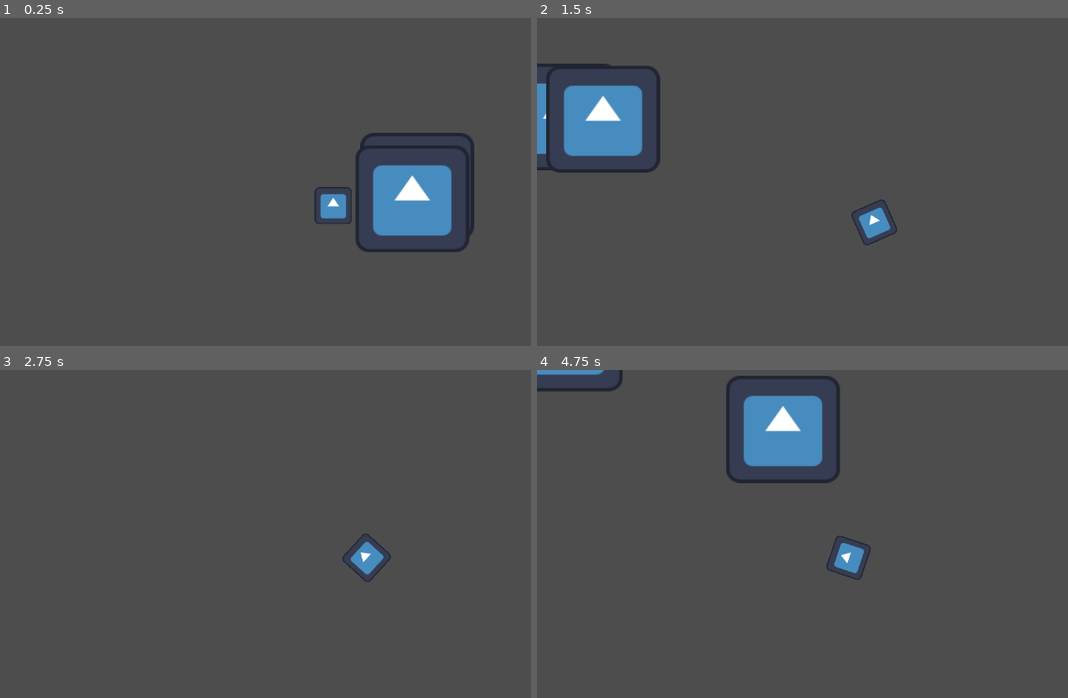
Above: before the commit, frames 1-4 (two rows, left to right).
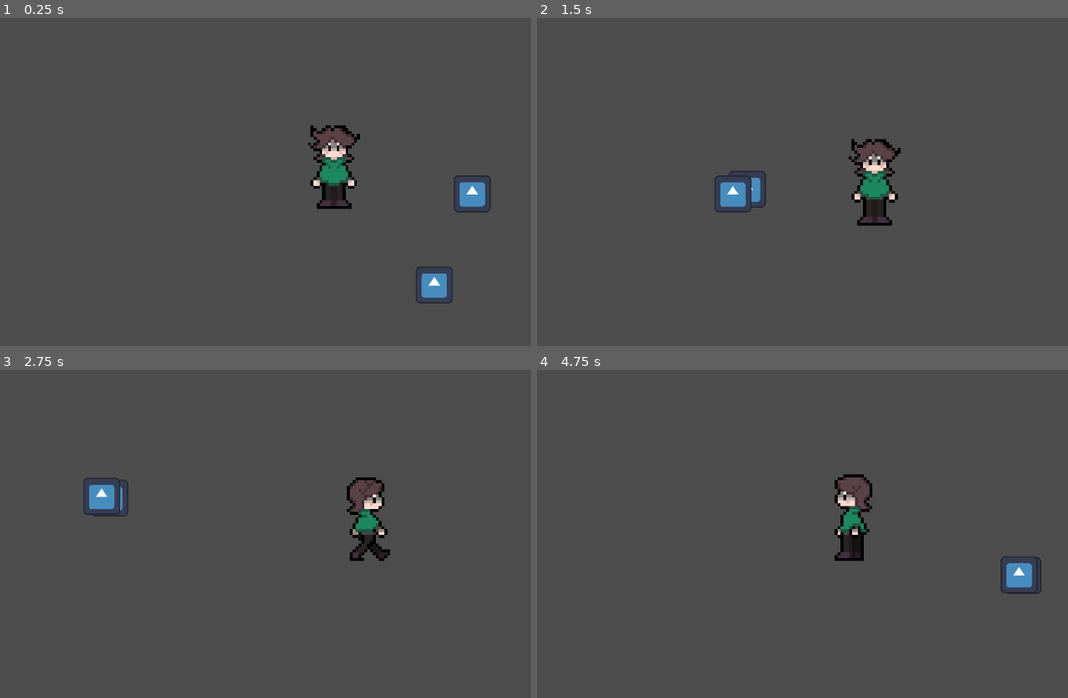
Above: after the commit, the same moments.

Repository: sglasha/Soul-RPG
Game: Godot game, scene res://Game_World/Levels/test_scene.tscn
The game is run twice, just before and just after one commit, with the same random seed, the same clock (stepped at 60 frames per second) and the same inputs. The engine's default icon, where the game draws it, is replaced by a stand-in: a white triangle on a blue panel in a dark square.
Inputs:
- Up to frame 1 (0.25 s): no input
- Up to frame 2 (1.5 s): hold Right (right) 0.53-1.28 s; tap X (roll) at 0.6, 1.35 s; hold Down (down) from 1.28 s (still down)
- Up to frame 3 (2.75 s): release Down (down) at 2.03 s; hold Right (right) from 2.03 s (still down); tap X (roll) at 2.1 s
- Up to frame 4 (4.75 s): release Right (right) at 2.78 s; hold Up (up) 2.78-3.53 s; tap X (roll) at 2.85, 3.6, 4.35 s; hold Left (left) from 3.53 s (still down)

The runs differ from the first frame. In frame 1, 7.0% of the frame differs, in the area x 58-93%, y 32-88%; in frame 2, 6.9%; in frame 3, 2.0%; in frame 4, 6.5%.

Commit message:
added animations to player, and set up resources

Diff:
--- a/Game_World/Entities/Enemies/Scripts/facing.gd
+++ b/Game_World/Entities/Creatures/Scripts/facing.gd
@@ -1,7 +1,7 @@
 extends Node2D
 
 @export var entity : CharacterBody2D
-var fov = 80
+var fov = 100
 var detection_radius = 1000
 
 func _process(_delta: float) -> void:
--- /dev/null
+++ b/Game_World/Entities/Creatures/creature.tscn
@@ -0,0 +1,32 @@
+[gd_scene load_steps=6 format=3 uid="uid://cnsu5ft4s4lik"]
+
+[ext_resource type="Texture2D" uid="uid://djtuolfsqfna0" path="res://icon.svg" id="1_7e0kx"]
+[ext_resource type="Script" uid="uid://bg3i0tsqodu2b" path="res://Game_World/Entities/Creatures/Scripts/entity_movement.gd" id="1_48y8w"]
+[ext_resource type="Script" uid="uid://b23wjsss523ol" path="res://Game_World/Entities/Creatures/Scripts/facing.gd" id="3_o3svs"]
+
+[sub_resource type="CircleShape2D" id="CircleShape2D_2jh3x"]
+
+[sub_resource type="SpriteFrames" id="SpriteFrames_48y8w"]
+animations = [{
+"frames": [{
+"duration": 1.0,
+"texture": ExtResource("1_7e0kx")
+}],
+"loop": true,
+"name": &"default",
+"speed": 5.0
+}]
+
+[node name="Creature" type="CharacterBody2D"]
+script = ExtResource("1_48y8w")
+
+[node name="CollisionShape2D" type="CollisionShape2D" parent="."]
+shape = SubResource("CircleShape2D_2jh3x")
+disabled = true
+
+[node name="AnimatedSprite2D" type="AnimatedSprite2D" parent="."]
+sprite_frames = SubResource("SpriteFrames_48y8w")
+
+[node name="Vision" type="Node2D" parent="." node_paths=PackedStringArray("entity")]
+script = ExtResource("3_o3svs")
+entity = NodePath("..")
--- a/Game_World/Entities/Player/Scenes/player.tscn
+++ b/Game_World/Entities/Player/Scenes/player.tscn
@@ -1,19 +1,327 @@
-[gd_scene load_steps=5 format=3 uid="uid://c6wjb2b40nk0h"]
+[gd_scene load_steps=50 format=3 uid="uid://c6wjb2b40nk0h"]
 
 [ext_resource type="Script" uid="uid://dnslxsc2alk6g" path="res://Game_World/Entities/Player/Scripts/Player_Movement.gd" id="1_5f37o"]
-[ext_resource type="Texture2D" uid="uid://djtuolfsqfna0" path="res://icon.svg" id="2_qnsks"]
+[ext_resource type="Texture2D" uid="uid://djsj0vb1mk85r" path="res://Game_World/Entities/Player/Assets/Movement/IDLE_DOWN-Sheet.png" id="3_mx3fv"]
 [ext_resource type="Script" uid="uid://lkrmh1d7c2gy" path="res://Game_World/Entities/Player/Scripts/Roll.gd" id="3_my88a"]
+[ext_resource type="Texture2D" uid="uid://bvm8cb6nlfsla" path="res://Game_World/Entities/Player/Assets/Movement/IDLE_LEFT-Sheet.png" id="4_i0e34"]
+[ext_resource type="Texture2D" uid="uid://dovm1733sf6i3" path="res://Game_World/Entities/Player/Assets/Movement/IDLE_RIGHT-Sheet.png" id="5_d7sok"]
+[ext_resource type="Texture2D" uid="uid://bpo4enlsxxhbo" path="res://Game_World/Entities/Player/Assets/Movement/Idle_UP-Sheet.png" id="6_li0da"]
+[ext_resource type="Texture2D" uid="uid://c5vij37f1ayy" path="res://Game_World/Entities/Player/Assets/Movement/WALK_DOWN-Sheet.png" id="7_2wh5d"]
+[ext_resource type="Texture2D" uid="uid://d1ut0g3rocop0" path="res://Game_World/Entities/Player/Assets/Movement/WALK_LEFT-Sheet.png" id="8_li0da"]
+[ext_resource type="Texture2D" uid="uid://b6qwt04fkdis" path="res://Game_World/Entities/Player/Assets/Movement/WALK_RIGHT-Sheet.png" id="9_xlv7l"]
+[ext_resource type="Texture2D" uid="uid://calgppfsuevh5" path="res://Game_World/Entities/Player/Assets/Movement/WALK_UP-Sheet.png" id="10_6p7ej"]
 
 [sub_resource type="CircleShape2D" id="CircleShape2D_8wxp0"]
+radius = 62.008064
+
+[sub_resource type="AtlasTexture" id="AtlasTexture_4vjvj"]
+atlas = ExtResource("3_mx3fv")
+region = Rect2(0, 0, 32, 32)
+
+[sub_resource type="AtlasTexture" id="AtlasTexture_d7sok"]
+atlas = ExtResource("3_mx3fv")
+region = Rect2(32, 0, 32, 32)
+
+[sub_resource type="AtlasTexture" id="AtlasTexture_li0da"]
+atlas = ExtResource("3_mx3fv")
+region = Rect2(64, 0, 32, 32)
+
+[sub_resource type="AtlasTexture" id="AtlasTexture_2wh5d"]
+atlas = ExtResource("3_mx3fv")
+region = Rect2(96, 0, 32, 32)
+
+[sub_resource type="AtlasTexture" id="AtlasTexture_xlv7l"]
+atlas = ExtResource("3_mx3fv")
+region = Rect2(128, 0, 32, 32)
+
+[sub_resource type="AtlasTexture" id="AtlasTexture_6p7ej"]
+atlas = ExtResource("3_mx3fv")
+region = Rect2(160, 0, 32, 32)
+
+[sub_resource type="AtlasTexture" id="AtlasTexture_dkfha"]
+atlas = ExtResource("4_i0e34")
+region = Rect2(0, 0, 32, 32)
+
+[sub_resource type="AtlasTexture" id="AtlasTexture_8ww6p"]
+atlas = ExtResource("4_i0e34")
+region = Rect2(32, 0, 32, 32)
+
+[sub_resource type="AtlasTexture" id="AtlasTexture_4w01u"]
+atlas = ExtResource("4_i0e34")
+region = Rect2(64, 0, 32, 32)
+
+[sub_resource type="AtlasTexture" id="AtlasTexture_4u3p7"]
+atlas = ExtResource("4_i0e34")
+region = Rect2(96, 0, 32, 32)
+
+[sub_resource type="AtlasTexture" id="AtlasTexture_iewby"]
+atlas = ExtResource("4_i0e34")
+region = Rect2(128, 0, 32, 32)
+
+[sub_resource type="AtlasTexture" id="AtlasTexture_ovmoy"]
+atlas = ExtResource("4_i0e34")
+region = Rect2(160, 0, 32, 32)
+
+[sub_resource type="AtlasTexture" id="AtlasTexture_0lnb7"]
+atlas = ExtResource("5_d7sok")
+region = Rect2(0, 0, 32, 32)
+
+[sub_resource type="AtlasTexture" id="AtlasTexture_pe4ma"]
+atlas = ExtResource("5_d7sok")
+region = Rect2(32, 0, 32, 32)
+
+[sub_resource type="AtlasTexture" id="AtlasTexture_3lfv0"]
+atlas = ExtResource("5_d7sok")
+region = Rect2(64, 0, 32, 32)
+
+[sub_resource type="AtlasTexture" id="AtlasTexture_wo084"]
+atlas = ExtResource("5_d7sok")
+region = Rect2(96, 0, 32, 32)
+
+[sub_resource type="AtlasTexture" id="AtlasTexture_q58uu"]
+atlas = ExtResource("5_d7sok")
+region = Rect2(128, 0, 32, 32)
+
+[sub_resource type="AtlasTexture" id="AtlasTexture_ebn42"]
+atlas = ExtResource("5_d7sok")
+region = Rect2(160, 0, 32, 32)
+
+[sub_resource type="AtlasTexture" id="AtlasTexture_vp64q"]
+atlas = ExtResource("6_li0da")
+region = Rect2(0, 0, 32, 32)
+
+[sub_resource type="AtlasTexture" id="AtlasTexture_etu2c"]
+atlas = ExtResource("6_li0da")
+region = Rect2(32, 0, 32, 32)
+
+[sub_resource type="AtlasTexture" id="AtlasTexture_ey22l"]
+atlas = ExtResource("6_li0da")
+region = Rect2(64, 0, 32, 32)
+
+[sub_resource type="AtlasTexture" id="AtlasTexture_vgvkn"]
+atlas = ExtResource("7_2wh5d")
+region = Rect2(0, 0, 32, 32)
+
+[sub_resource type="AtlasTexture" id="AtlasTexture_40yqp"]
+atlas = ExtResource("7_2wh5d")
+region = Rect2(32, 0, 32, 32)
+
+[sub_resource type="AtlasTexture" id="AtlasTexture_ywtn0"]
+atlas = ExtResource("7_2wh5d")
+region = Rect2(64, 0, 32, 32)
+
+[sub_resource type="AtlasTexture" id="AtlasTexture_2twvy"]
+atlas = ExtResource("7_2wh5d")
+region = Rect2(96, 0, 32, 32)
+
+[sub_resource type="AtlasTexture" id="AtlasTexture_vbly5"]
+atlas = ExtResource("8_li0da")
+region = Rect2(0, 0, 32, 32)
+
+[sub_resource type="AtlasTexture" id="AtlasTexture_wewv8"]
+atlas = ExtResource("8_li0da")
+region = Rect2(32, 0, 32, 32)
+
+[sub_resource type="AtlasTexture" id="AtlasTexture_jt603"]
+atlas = ExtResource("8_li0da")
+region = Rect2(64, 0, 32, 32)
+
+[sub_resource type="AtlasTexture" id="AtlasTexture_0oyyj"]
+atlas = ExtResource("8_li0da")
+region = Rect2(96, 0, 32, 32)
+
+[sub_resource type="AtlasTexture" id="AtlasTexture_o7d6u"]
+atlas = ExtResource("9_xlv7l")
+region = Rect2(0, 0, 32, 32)
+
+[sub_resource type="AtlasTexture" id="AtlasTexture_j1bb3"]
+atlas = ExtResource("9_xlv7l")
+region = Rect2(32, 0, 32, 32)
+
+[sub_resource type="AtlasTexture" id="AtlasTexture_283a4"]
+atlas = ExtResource("9_xlv7l")
+region = Rect2(64, 0, 32, 32)
+
+[sub_resource type="AtlasTexture" id="AtlasTexture_ergog"]
+atlas = ExtResource("9_xlv7l")
+region = Rect2(96, 0, 32, 32)
+
+[sub_resource type="AtlasTexture" id="AtlasTexture_5c273"]
+atlas = ExtResource("10_6p7ej")
+region = Rect2(0, 0, 32, 32)
+
+[sub_resource type="AtlasTexture" id="AtlasTexture_fxkih"]
+atlas = ExtResource("10_6p7ej")
+region = Rect2(32, 0, 32, 32)
+
+[sub_resource type="AtlasTexture" id="AtlasTexture_5erdd"]
+atlas = ExtResource("10_6p7ej")
+region = Rect2(64, 0, 32, 32)
+
+[sub_resource type="AtlasTexture" id="AtlasTexture_ahvpg"]
+atlas = ExtResource("10_6p7ej")
+region = Rect2(96, 0, 32, 32)
+
+[sub_resource type="SpriteFrames" id="SpriteFrames_0lnb7"]
+animations = [{
+"frames": [{
+"duration": 1.0,
+"texture": SubResource("AtlasTexture_4vjvj")
+}, {
+"duration": 1.0,
+"texture": SubResource("AtlasTexture_d7sok")
+}, {
+"duration": 1.0,
+"texture": SubResource("AtlasTexture_li0da")
+}, {
+"duration": 1.0,
+"texture": SubResource("AtlasTexture_2wh5d")
+}, {
+"duration": 1.0,
+"texture": SubResource("AtlasTexture_xlv7l")
+}, {
+"duration": 1.0,
+"texture": SubResource("AtlasTexture_6p7ej")
+}],
+"loop": true,
+"name": &"Idle_Down",
+"speed": 5.0
+}, {
+"frames": [{
+"duration": 1.0,
+"texture": SubResource("AtlasTexture_dkfha")
+}, {
+"duration": 1.0,
+"texture": SubResource("AtlasTexture_8ww6p")
+}, {
+"duration": 1.0,
+"texture": SubResource("AtlasTexture_4w01u")
+}, {
+"duration": 1.0,
+"texture": SubResource("AtlasTexture_4u3p7")
+}, {
+"duration": 1.0,
+"texture": SubResource("AtlasTexture_iewby")
+}, {
+"duration": 1.0,
+"texture": SubResource("AtlasTexture_ovmoy")
+}],
+"loop": true,
+"name": &"Idle_Left",
+"speed": 5.0
+}, {
+"frames": [{
+"duration": 1.0,
+"texture": SubResource("AtlasTexture_0lnb7")
+}, {
+"duration": 1.0,
+"texture": SubResource("AtlasTexture_pe4ma")
+}, {
+"duration": 1.0,
+"texture": SubResource("AtlasTexture_3lfv0")
+}, {
+"duration": 1.0,
+"texture": SubResource("AtlasTexture_wo084")
+}, {
+"duration": 1.0,
+"texture": SubResource("AtlasTexture_q58uu")
+}, {
+"duration": 1.0,
+"texture": SubResource("AtlasTexture_ebn42")
+}],
+"loop": true,
+"name": &"Idle_Right",
+"speed": 5.0
+}, {
+"frames": [{
+"duration": 1.0,
+"texture": SubResource("AtlasTexture_vp64q")
+}, {
+"duration": 1.0,
+"texture": SubResource("AtlasTexture_etu2c")
+}, {
+"duration": 1.0,
+"texture": SubResource("AtlasTexture_ey22l")
+}],
+"loop": true,
+"name": &"Idle_Up",
+"speed": 5.0
+}, {
+"frames": [{
+"duration": 1.0,
+"texture": SubResource("AtlasTexture_vgvkn")
+}, {
+"duration": 1.0,
+"texture": SubResource("AtlasTexture_40yqp")
+}, {
+"duration": 1.0,
+"texture": SubResource("AtlasTexture_ywtn0")
+}, {
+"duration": 1.0,
+"texture": SubResource("AtlasTexture_2twvy")
+}],
+"loop": true,
+"name": &"Walk_Down",
+"speed": 5.0
+}, {
+"frames": [{
+"duration": 1.0,
+"texture": SubResource("AtlasTexture_vbly5")
+}, {
+"duration": 1.0,
+"texture": SubResource("AtlasTexture_wewv8")
+}, {
+"duration": 1.0,
+"texture": SubResource("AtlasTexture_jt603")
+}, {
+"duration": 1.0,
+"texture": SubResource("AtlasTexture_0oyyj")
+}],
+"loop": true,
+"name": &"Walk_Left",
+"speed": 5.0
+}, {
+"frames": [{
+"duration": 1.0,
+"texture": SubResource("AtlasTexture_o7d6u")
+}, {
+"duration": 1.0,
+"texture": SubResource("AtlasTexture_j1bb3")
+}, {
+"duration": 1.0,
+"texture": SubResource("AtlasTexture_283a4")
+}, {
+"duration": 1.0,
+"texture": SubResource("AtlasTexture_ergog")
+}],
+"loop": true,
+"name": &"Walk_Right",
+"speed": 5.0
+}, {
+"frames": [{
+"duration": 1.0,
+"texture": SubResource("AtlasTexture_5c273")
+}, {
+"duration": 1.0,
+"texture": SubResource("AtlasTexture_fxkih")
+}, {
+"duration": 1.0,
+"texture": SubResource("AtlasTexture_5erdd")
+}, {
+"duration": 1.0,
+"texture": SubResource("AtlasTexture_ahvpg")
+}],
+"loop": true,
+"name": &"Walk_Up",
+"speed": 5.0
+}]
 
 [node name="Player" type="CharacterBody2D"]
 script = ExtResource("1_5f37o")
 
 [node name="CollisionShape2D" type="CollisionShape2D" parent="."]
+position = Vector2(0, -51)
 shape = SubResource("CircleShape2D_8wxp0")
-
-[node name="Sprite2D" type="Sprite2D" parent="."]
-texture = ExtResource("2_qnsks")
 
 [node name="Timers" type="Node2D" parent="."]
 
@@ -34,12 +342,18 @@
 
 [node name="Abilities" type="Node2D" parent="."]
 
-[node name="Roll" type="Node2D" parent="Abilities" node_paths=PackedStringArray("player", "roll_timer", "cooldown", "sprite")]
+[node name="Roll" type="Node2D" parent="Abilities" node_paths=PackedStringArray("player", "roll_timer", "cooldown")]
 script = ExtResource("3_my88a")
 player = NodePath("../..")
 roll_timer = NodePath("../../Timers/Roll_Timer")
 cooldown = NodePath("../../Timers/Roll_Cooldown")
-sprite = NodePath("../../Sprite2D")
+
+[node name="AnimatedSprite2D" type="AnimatedSprite2D" parent="."]
+position = Vector2(1.9999999, -138.99998)
+scale = Vector2(10, 10)
+sprite_frames = SubResource("SpriteFrames_0lnb7")
+animation = &"Walk_Up"
+autoplay = "Idle_Down"
 
 [connection signal="timeout" from="Timers/Roll_Timer" to="Abilities/Roll" method="_on_roll_timer_timeout"]
 [connection signal="timeout" from="Timers/Roll_Cooldown" to="Abilities/Roll" method="_on_roll_cooldown_timeout"]
--- a/Game_World/Entities/Player/Scripts/Player_Movement.gd
+++ b/Game_World/Entities/Player/Scripts/Player_Movement.gd
@@ -1,10 +1,12 @@
 extends CharacterBody2D
 
 @export var speed = 900
+@onready var animation = $AnimatedSprite2D
 var can_roll = true
 var standing = false
+var last_direction = Vector2(0,0)
 
-func _physics_process(delta: float) -> void:
+func _physics_process(_delta: float) -> void:
 	# Movement Settings
 	# Direction
 	if not standing:
@@ -12,6 +14,8 @@
 		var y_direction = Input.get_axis("up", "down")
 		var direction = Vector2(x_direction, y_direction)
 		direction = direction.normalized()
+		if direction != Vector2(0,0):
+			last_direction = direction
 
 		# Player Velocity
 		# Horizontal Movement
@@ -25,4 +29,28 @@
 		else:
 			velocity.y = move_toward(velocity.y, 0, float(speed)/4)
 
+		# Animation Changes
+		if direction != Vector2(0,0):
+			if abs(direction.x) >= abs(direction.y):
+				if direction.x < 0:
+					animation.play("Walk_Left")
+				if direction.x > 0:
+					animation.play("Walk_Right")
+			else:
+				if direction.y < 0:
+					animation.play("Walk_Up")
+				if direction.y > 0:
+					animation.play("Walk_Down")
+		else:
+			if abs(last_direction.x) >= abs(last_direction.y):
+				if last_direction.x < 0:
+					animation.play("Idle_Left")
+				if last_direction.x > 0:
+					animation.play("Idle_Right")
+			else:
+				if last_direction.y < 0:
+					animation.play("Idle_Up")
+				if last_direction.y > 0:
+					animation.play("Idle_Down")
+
 	move_and_slide()
--- a/Game_World/Entities/Player/Scripts/Roll.gd
+++ b/Game_World/Entities/Player/Scripts/Roll.gd
@@ -3,7 +3,6 @@
 @export var player : CharacterBody2D
 @export var roll_timer : Timer
 @export var cooldown : Timer
-@export var sprite : Sprite2D
 @export var roll_speed_multiplier = 2
 var rolling = false
 var direction = Vector2(0,0)
@@ -23,7 +22,6 @@
 
 	if rolling:
 		player.velocity = player.speed * direction * roll_speed_multiplier
-		sprite.rotate(1)
 
 func _on_roll_timer_timeout() -> void:
 	rolling = false
--- /dev/null
+++ b/Game_World/Entities/Resources/NPC_Resources/NPC.gd
@@ -0,0 +1,7 @@
+class_name NPC
+extends Resource
+
+@export var name = ""
+@export var proffession = ""
+@export var face = Texture2D
+@export var dialogue : Resource
--- /dev/null
+++ b/Game_World/Entities/Resources/NPC_Resources/blacksmith.tres
@@ -0,0 +1,11 @@
+[gd_resource type="Resource" script_class="NPC" load_steps=3 format=3 uid="uid://cxynu63cj4gve"]
+
+[ext_resource type="Script" uid="uid://b36ijengo53oo" path="res://Game_World/Entities/Resources/NPC_Resources/NPC.gd" id="1_2col6"]
+[ext_resource type="Texture2D" uid="uid://djtuolfsqfna0" path="res://icon.svg" id="1_c6378"]
+
+[resource]
+script = ExtResource("1_2col6")
+name = "John Smith"
+proffession = "Blacksmith"
+face = ExtResource("1_c6378")
+metadata/_custom_type_script = "uid://b36ijengo53oo"
--- /dev/null
+++ b/Game_World/Entities/Resources/Stats/Stats.gd
@@ -0,0 +1,7 @@
+class_name Stats
+extends Resource
+
+# health for max_hp, texture for static combat image, speed for turn order
+@export var health = 10
+@export var texture : Texture2D
+@export var speed = 10
--- /dev/null
+++ b/Game_World/Entities/Resources/Stats/player.tres
@@ -0,0 +1,7 @@
+[gd_resource type="Resource" script_class="Stats" load_steps=2 format=3 uid="uid://uc55xpygjs5b"]
+
+[ext_resource type="Script" uid="uid://beacvvvm7hij5" path="res://Game_World/Entities/Resources/Stats/Stats.gd" id="1_kmplr"]
+
+[resource]
+script = ExtResource("1_kmplr")
+metadata/_custom_type_script = "uid://beacvvvm7hij5"
--- /dev/null
+++ b/Game_World/Levels/Combat/combat.tscn
@@ -0,0 +1,10 @@
+[gd_scene load_steps=2 format=3 uid="uid://rqccns8lt5su"]
+
+[ext_resource type="AudioStream" uid="uid://c0j61otthm46l" path="res://Game_World/Levels/Combat/Audio/Battle_1.mp3" id="1_wep10"]
+
+[node name="combat" type="Node2D"]
+
+[node name="AudioStreamPlayer" type="AudioStreamPlayer" parent="."]
+stream = ExtResource("1_wep10")
+autoplay = true
+parameters/looping = true
--- /dev/null
+++ b/Game_World/Levels/Forest/forest.tscn
@@ -0,0 +1,3 @@
+[gd_scene format=3 uid="uid://d21qwb2t7oqdo"]
+
+[node name="Forest" type="Node2D"]
--- /dev/null
+++ b/Game_World/Levels/Village/village_normal.tscn
@@ -0,0 +1,13 @@
+[gd_scene load_steps=3 format=3 uid="uid://pnixelo0jpvu"]
+
+[ext_resource type="AudioStream" uid="uid://bsx66smopxmx4" path="res://Game_World/Levels/Village/Audio/Town_Theme_1.mp3" id="1_c6yhe"]
+[ext_resource type="PackedScene" uid="uid://c6wjb2b40nk0h" path="res://Game_World/Entities/Player/Scenes/player.tscn" id="2_3ct8p"]
+
+[node name="village_normal" type="Node2D"]
+
+[node name="AudioStreamPlayer" type="AudioStreamPlayer" parent="."]
+stream = ExtResource("1_c6yhe")
+autoplay = true
+parameters/looping = true
+
+[node name="Player" parent="." instance=ExtResource("2_3ct8p")]
--- a/Game_World/Levels/test_scene.tscn
+++ b/Game_World/Levels/test_scene.tscn
@@ -1,40 +1,17 @@
-[gd_scene load_steps=6 format=3 uid="uid://c1yt7gev07stq"]
+[gd_scene load_steps=3 format=3 uid="uid://c1yt7gev07stq"]
 
 [ext_resource type="PackedScene" uid="uid://c6wjb2b40nk0h" path="res://Game_World/Entities/Player/Scenes/player.tscn" id="1_hne3r"]
-[ext_resource type="Texture2D" uid="uid://djtuolfsqfna0" path="res://icon.svg" id="2_hk461"]
-[ext_resource type="Script" uid="uid://bg3i0tsqodu2b" path="res://Game_World/Entities/Enemies/Scripts/entity_movement.gd" id="2_yrjwy"]
-[ext_resource type="Script" uid="uid://b23wjsss523ol" path="res://Game_World/Entities/Enemies/Scripts/facing.gd" id="4_lcr2e"]
-
-[sub_resource type="CircleShape2D" id="CircleShape2D_lcr2e"]
+[ext_resource type="PackedScene" uid="uid://cnsu5ft4s4lik" path="res://Game_World/Entities/Creatures/creature.tscn" id="2_hk461"]
 
 [node name="Test Scene" type="Node2D"]
 
 [node name="Player" parent="." groups=["chased"] instance=ExtResource("1_hne3r")]
-position = Vector2(-324, -5)
+position = Vector2(-432, -144)
 
-[node name="Test Enemy" type="CharacterBody2D" parent="."]
-script = ExtResource("2_yrjwy")
+[node name="Enemy_Spawns" type="Node2D" parent="."]
 
-[node name="Sprite2D" type="Sprite2D" parent="Test Enemy"]
-position = Vector2(4, -7.000002)
-scale = Vector2(3.078125, 2.8984375)
-texture = ExtResource("2_hk461")
+[node name="Creature" parent="Enemy_Spawns" instance=ExtResource("2_hk461")]
+position = Vector2(190, -200)
 
-[node name="CollisionShape2D" type="CollisionShape2D" parent="Test Enemy"]
-shape = SubResource("CircleShape2D_lcr2e")
-
-[node name="Vision" type="Node2D" parent="Test Enemy" node_paths=PackedStringArray("entity")]
-script = ExtResource("4_lcr2e")
-entity = NodePath("..")
-
-[node name="Test Enemy2" type="CharacterBody2D" parent="."]
-up_direction = Vector2(0, 1)
-script = ExtResource("2_yrjwy")
-
-[node name="Sprite2D" type="Sprite2D" parent="Test Enemy2"]
-position = Vector2(4, -7.0000014)
-scale = Vector2(3.078125, 2.8984375)
-texture = ExtResource("2_hk461")
-
-[node name="CollisionShape2D" type="CollisionShape2D" parent="Test Enemy2"]
-shape = SubResource("CircleShape2D_lcr2e")
+[node name="Creature2" parent="Enemy_Spawns" instance=ExtResource("2_hk461")]
+position = Vector2(32, 216)
--- /dev/null
+++ b/Singletons/constants.gd
@@ -0,0 +1,7 @@
+extends Node
+
+const Scene_Paths: Dictionary = {
+	"village" : "uid://pnixelo0jpvu",
+	"forest" : "uid://d21qwb2t7oqdo",
+	"combat" : "uid://rqccns8lt5su"
+}
--- a/project.godot
+++ b/project.godot
@@ -15,10 +15,19 @@
 config/features=PackedStringArray("4.5", "Forward Plus")
 config/icon="res://icon.svg"
 
+[autoload]
+
+Constants="*res://Singletons/constants.gd"
+
 [file_customization]
 
 folder_colors={
-"res://Game_World/": "green"
+"res://Game_World/": "green",
+"res://Game_World/Entities/": "gray",
+"res://Game_World/Entities/Creatures/": "red",
+"res://Game_World/Entities/NPCS/": "teal",
+"res://Game_World/Entities/Player/": "blue",
+"res://Game_World/Levels/": "orange"
 }
 
 [global_group]
@@ -31,28 +40,37 @@
 "deadzone": 0.2,
 "events": [Object(InputEventKey,"resource_local_to_scene":false,"resource_name":"","device":-1,"window_id":0,"alt_press …(195 unchanged characters)…
 , Object(InputEventKey,"resource_local_to_scene":false,"resource_name":"","device":-1,"window_id":0,"alt_pressed":false …(183 unchanged characters)…
+, Object(InputEventJoypadMotion,"resource_local_to_scene":false,"resource_name":"","device":-1,"axis":1,"axis_value":-1.0,"script":null)
 ]
 }
 down={
 "deadzone": 0.2,
 "events": [Object(InputEventKey,"resource_local_to_scene":false,"resource_name":"","device":-1,"window_id":0,"alt_press …(195 unchanged characters)…
 , Object(InputEventKey,"resource_local_to_scene":false,"resource_name":"","device":-1,"window_id":0,"alt_pressed":false …(183 unchanged characters)…
+, Object(InputEventJoypadMotion,"resource_local_to_scene":false,"resource_name":"","device":-1,"axis":1,"axis_value":1.0,"script":null)
 ]
 }
 left={
 "deadzone": 0.2,
 "events": [Object(InputEventKey,"resource_local_to_scene":false,"resource_name":"","device":-1,"window_id":0,"alt_press …(195 unchanged characters)…
 , Object(InputEventKey,"resource_local_to_scene":false,"resource_name":"","device":-1,"window_id":0,"alt_pressed":false …(182 unchanged characters)…
+, Object(InputEventJoypadMotion,"resource_local_to_scene":false,"resource_name":"","device":-1,"axis":0,"axis_value":-1.0,"script":null)
 ]
 }
 right={
 "deadzone": 0.2,
 "events": [Object(InputEventKey,"resource_local_to_scene":false,"resource_name":"","device":-1,"window_id":0,"alt_press …(195 unchanged characters)…
 , Object(InputEventKey,"resource_local_to_scene":false,"resource_name":"","device":-1,"window_id":0,"alt_pressed":false …(183 unchanged characters)…
+, Object(InputEventJoypadMotion,"resource_local_to_scene":false,"resource_name":"","device":-1,"axis":0,"axis_value":1.0,"script":null)
 ]
 }
 roll={
 "deadzone": 0.2,
 "events": [Object(InputEventKey,"resource_local_to_scene":false,"resource_name":"","device":-1,"window_id":0,"alt_press …(192 unchanged characters)…
+, Object(InputEventJoypadButton,"resource_local_to_scene":false,"resource_name":"","device":-1,"button_index":2,"pressure":0.0,"pressed":true,"script":null)
 ]
 }
+
+[rendering]
+
+textures/canvas_textures/default_texture_filter=0
Renamed: Game_World/Entities/Enemies/Scripts/entity_movement.gd -> Game_World/Entities/Creatures/Scripts/entity_movement.gd
Renamed: Game_World/Entities/Enemies/Scripts/entity_movement.gd.uid -> Game_World/Entities/Creatures/Scripts/entity_movement.gd.uid
Renamed: Game_World/Entities/Enemies/Scripts/facing.gd.uid -> Game_World/Entities/Creatures/Scripts/facing.gd.uid
Binary file added: Game_World/Entities/Player/Assets/Movement/IDLE_DOWN-Sheet.png
Not shown, added: Game_World/Entities/Player/Assets/Movement/IDLE_DOWN-Sheet.png.import
Binary file added: Game_World/Entities/Player/Assets/Movement/IDLE_LEFT-Sheet.png
Not shown, added: Game_World/Entities/Player/Assets/Movement/IDLE_LEFT-Sheet.png.import
Binary file added: Game_World/Entities/Player/Assets/Movement/IDLE_RIGHT-Sheet.png
Not shown, added: Game_World/Entities/Player/Assets/Movement/IDLE_RIGHT-Sheet.png.import
Binary file added: Game_World/Entities/Player/Assets/Movement/Idle_UP-Sheet.png
Not shown, added: Game_World/Entities/Player/Assets/Movement/Idle_UP-Sheet.png.import
Binary file added: Game_World/Entities/Player/Assets/Movement/WALK_DOWN-Sheet.png
(and 18 more such lines)
